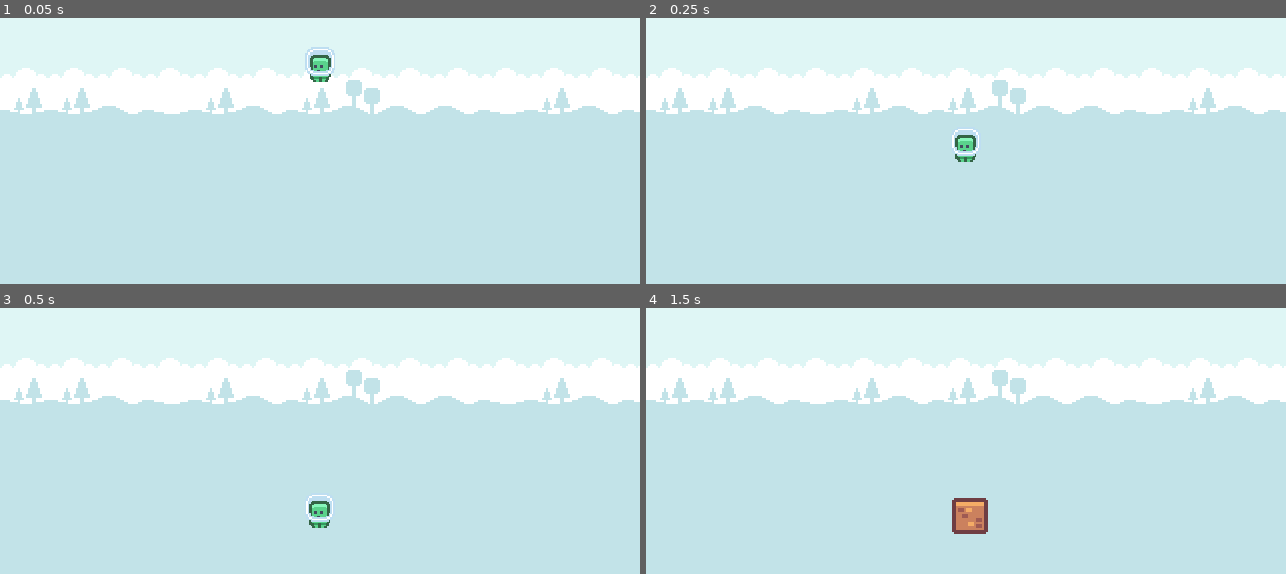
Above: before the commit, frames 1-4 (two rows, left to right).
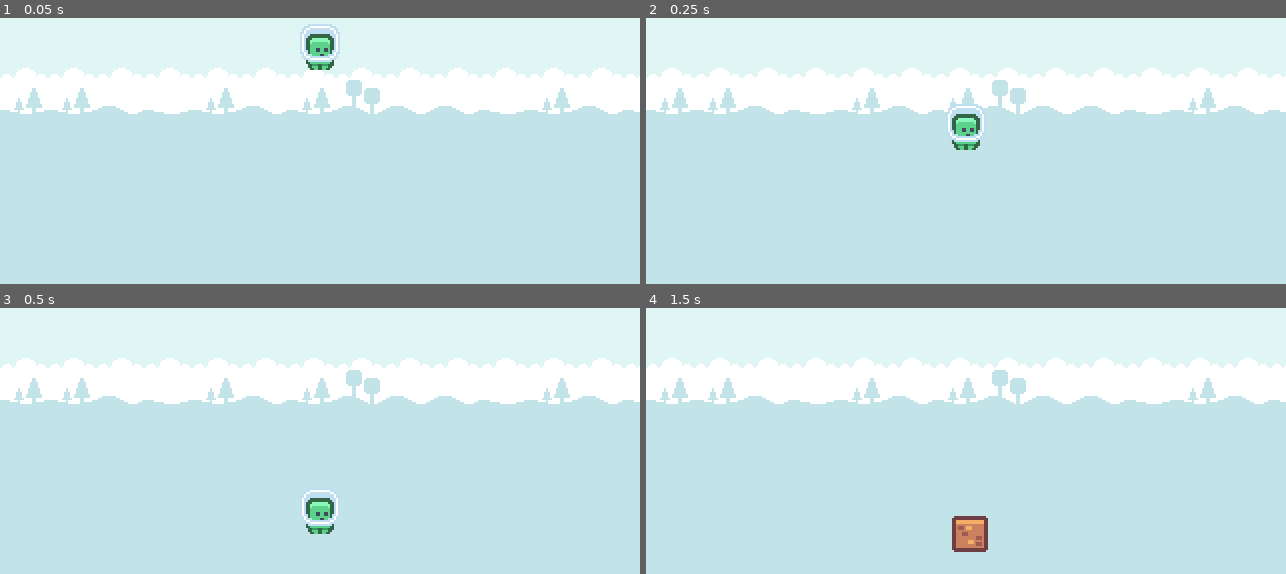
Above: after the commit, the same moments.

Repository: FerCamarena/Godot-SunnyLand_Game
Game: Godot game, scene res://Scenes/test_scene.tscn
The game is run twice, just before and just after one commit, with the same random seed, the same clock (stepped at 60 frames per second) and the same inputs.
Inputs:
- Up to frame 1 (0.05 s): no input
- Up to frame 2 (0.25 s): no input
- Up to frame 3 (0.5 s): no input
- Up to frame 4 (1.5 s): hold D (move_right) from 0.53 s (still down); tap Space (morph) at 0.6, 1.35 s; tap W (jump) at 0.77 s; tap Enter at 1.25 s

The runs differ from the first frame. In frame 1, 1.0% of the frame differs, in the area x 46-54%, y 2-25%; in frame 2, 0.7%; in frame 3, 0.5%; in frame 4, 1.0%.

Commit message:
Fix: mfk character scaling
Fix weird a* scaling on f* bug that made character for some reason had X.X scaling and appearing smaller than tilemap out of nowhere???
Fix bug fixed with previous scaling behavior unintended.
Update character look default look direction for temporal appearance.
Update z-index ordering of player character to display always in front.

Diff:
--- a/Prefabs/BasePlayer.tscn
+++ b/Prefabs/BasePlayer.tscn
@@ -5,38 +5,14 @@
 [ext_resource type="Texture2D" uid="uid://dv8tuujxo4snb" path="res://Sprites/Tilesets/characters_spritesheet.png" id="3_in1sb"]
 
 [sub_resource type="RectangleShape2D" id="RectangleShape2D_y4m7f"]
-size = Vector2(10, 17)
+size = Vector2(14, 18)
 
 [sub_resource type="Animation" id="Animation_hn3g8"]
 resource_name = "Morph"
 length = 0.25
-tracks/0/type = "value"
-tracks/0/imported = false
-tracks/0/enabled = true
-tracks/0/path = NodePath("Sprite:scale")
-tracks/0/interp = 1
-tracks/0/loop_wrap = true
-tracks/0/keys = {
-"times": PackedFloat32Array(0, 0.166667, 0.233333),
-"transitions": PackedFloat32Array(1, 1, 1),
-"update": 0,
-"values": [Vector2(0.75, 0.75), Vector2(1, 1), Vector2(0.75, 0.75)]
-}
 
 [sub_resource type="Animation" id="Animation_we7b1"]
 length = 0.001
-tracks/0/type = "value"
-tracks/0/imported = false
-tracks/0/enabled = true
-tracks/0/path = NodePath("Sprite:scale")
-tracks/0/interp = 1
-tracks/0/loop_wrap = true
-tracks/0/keys = {
-"times": PackedFloat32Array(0),
-"transitions": PackedFloat32Array(1),
-"update": 0,
-"values": [Vector2(0.75, 0.75)]
-}
 
 [sub_resource type="AnimationLibrary" id="AnimationLibrary_a2usv"]
 _data = {
@@ -45,22 +21,22 @@
 }
 
 [node name="Player" type="CharacterBody2D" node_paths=PackedStringArray("CS")]
-safe_margin = 0.1
+z_index = 1
+safe_margin = 0.001
 script = ExtResource("1_llowg")
 CS = NodePath("Shape")
 block = ExtResource("2_y55lc")
 
 [node name="Sprite" type="Sprite2D" parent="."]
-z_index = 1
 texture_filter = 1
-position = Vector2(0, -3)
-scale = Vector2(0.75, 0.75)
+position = Vector2(0, -12)
 texture = ExtResource("3_in1sb")
+flip_h = true
 hframes = 4
 vframes = 3
 
 [node name="Shape" type="CollisionShape2D" parent="."]
-position = Vector2(0, 0.5)
+position = Vector2(0, -9)
 shape = SubResource("RectangleShape2D_y4m7f")
 
 [node name="Animator" type="AnimationPlayer" parent="."]
